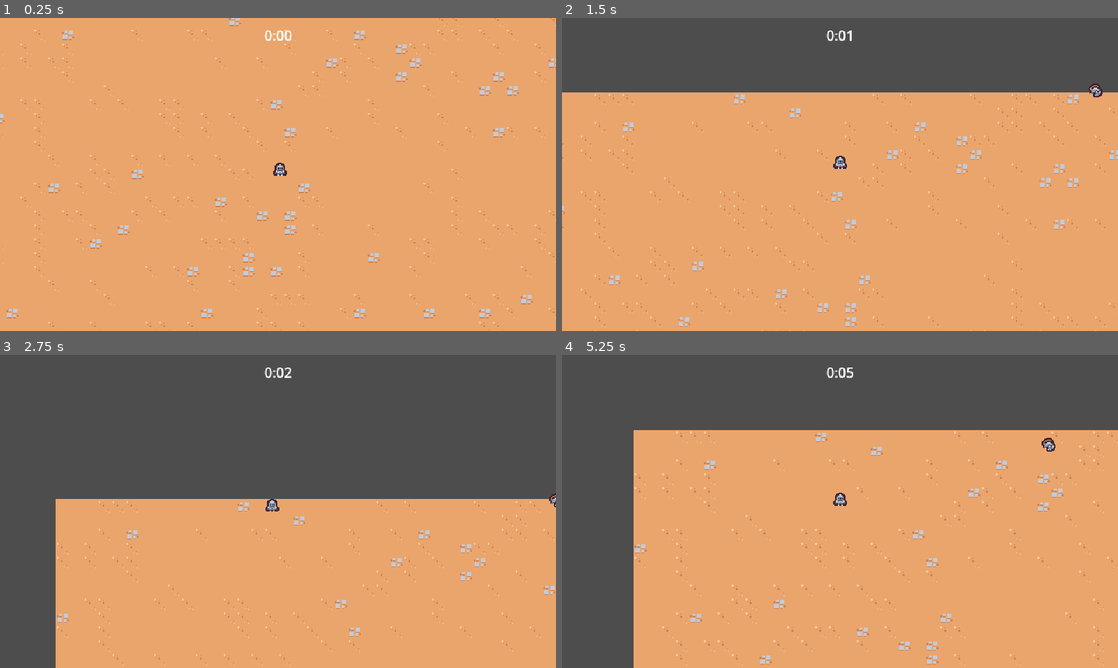
Above: before the commit, frames 1-4 (two rows, left to right).
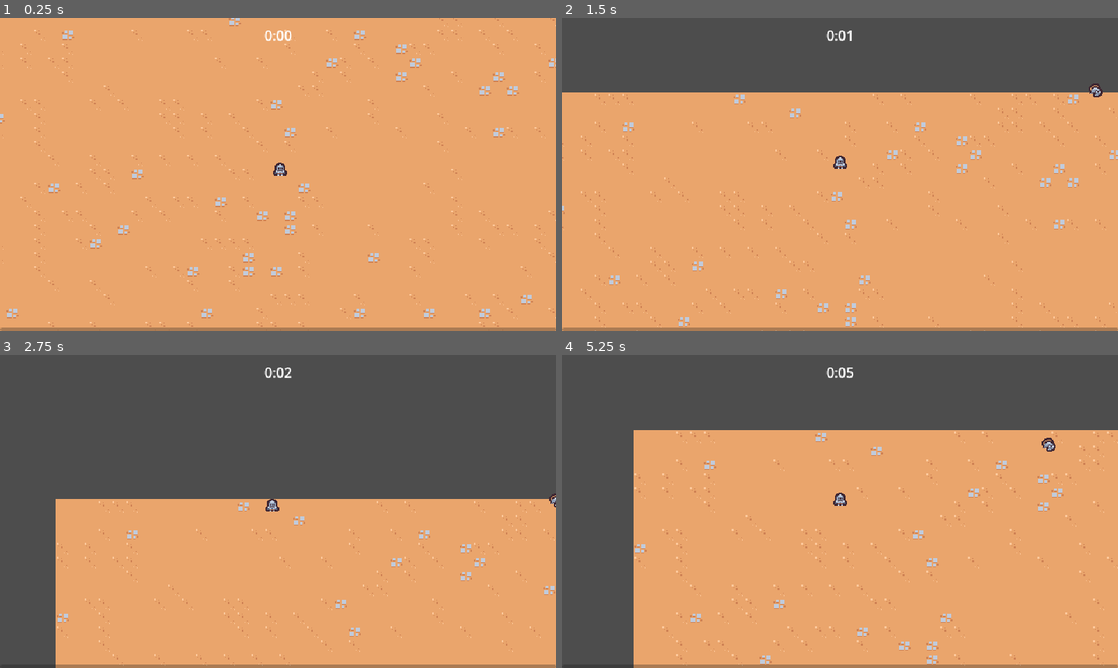
Above: after the commit, the same moments.

Repository: MumAroi/learn-2d-godot
Game: Godot game, scene res://scenes/main/main.tscn
Two runs of this game, one before a commit and one after it. Both use one fixed random seed, a clock stepped at 60 frames per second and the inputs below.
Inputs:
- Up to frame 1 (0.25 s): no input
- Up to frame 2 (1.5 s): hold W (move_up) from 0.53 s (still down)
- Up to frame 3 (2.75 s): release W (move_up) at 2.03 s; hold A (move_left) from 2.03 s (still down)
- Up to frame 4 (5.25 s): release A (move_left) at 3.53 s; hold S (move_down) 3.53-4.28 s; hold D (move_right) 4.28-5.03 s; hold W (move_up) from 5.03 s (still down)

The runs differ from the first frame. In frame 1, 1.1% of the frame differs, in the area x 0-100%, y 98-100%; in frame 2, 1.1%; in frame 3, 1.0%; in frame 4, 1.0%.

Commit message:
✨ feat: experience bar

Diff:
--- a/project.godot
+++ b/project.godot
@@ -64,7 +64,7 @@
 2d_physics/layer_2="Player"
 2d_physics/layer_3="Enemy"
 2d_physics/layer_4="EnemyCollision"
-2d_physics/layer_5="Player"
+2d_physics/layer_5="PlayerPickup"
 
 [rendering]
 
--- a/scenes/component/health_component.gd
+++ b/scenes/component/health_component.gd
@@ -10,7 +10,7 @@
 	current_health = max_health
 
 func damage(damage_amount	: float):
-	current_health  = max(current_health - damage_amount	, 0)
+	current_health  = max(current_health - damage_amount, 0)
 	Callable(check_death).call_deferred()
 
 func check_death():
--- a/scenes/game_object/experience_vial/experience_vial.gd
+++ b/scenes/game_object/experience_vial/experience_vial.gd
@@ -1,5 +1,4 @@
 extends Node2D
-
 
 # Called when the node enters the scene tree for the first time.
 func _ready():
--- a/scenes/game_object/player/player.tscn
+++ b/scenes/game_object/player/player.tscn
@@ -21,6 +21,8 @@
 
 [node name="Area2D" type="Area2D" parent="."]
 position = Vector2(0, -5)
+collision_layer = 16
+collision_mask = 0
 
 [node name="CollisionShape2D" type="CollisionShape2D" parent="Area2D"]
 position = Vector2(0, 5)
--- a/scenes/main/main.tscn
+++ b/scenes/main/main.tscn
@@ -1,10 +1,11 @@
-[gd_scene load_steps=8 format=4 uid="uid://dos1ligkmrfy"]
+[gd_scene load_steps=9 format=4 uid="uid://dos1ligkmrfy"]
 
 [ext_resource type="PackedScene" uid="uid://dtr10je8h13n4" path="res://scenes/manager/enemy_manager.tscn" id="1_0lp86"]
 [ext_resource type="PackedScene" uid="uid://bdik8acu7odwu" path="res://scenes/game_object/game_camera/game_camera.tscn" id="1_4upna"]
 [ext_resource type="PackedScene" uid="uid://dybxv7bd3ay7d" path="res://scenes/ui/arena_time_ui.tscn" id="1_a47c0"]
 [ext_resource type="TileSet" uid="uid://divgbcdapusuo" path="res://resources/tileset.tres" id="1_j7134"]
 [ext_resource type="PackedScene" uid="uid://cbj2cjg1fqcug" path="res://scenes/game_object/player/player.tscn" id="1_xhf5j"]
+[ext_resource type="PackedScene" uid="uid://cqru1m6t7774t" path="res://scenes/ui/experience_bar.tscn" id="2_2efjs"]
 [ext_resource type="PackedScene" uid="uid://bflpygoyh56gu" path="res://scenes/manager/arena_time_meneger.tscn" id="2_lrro7"]
 [ext_resource type="PackedScene" uid="uid://c43qjdaykfbow" path="res://scenes/manager/experience_manager.tscn" id="4_7xy41"]
 
@@ -12,6 +13,9 @@
 
 [node name="ArenaTimeUI" parent="." node_paths=PackedStringArray("arena_time_manager") instance=ExtResource("1_a47c0")]
 arena_time_manager = NodePath("../ArenaTimeMeneger")
+
+[node name="ExperienceBar" parent="." node_paths=PackedStringArray("experience_manager") instance=ExtResource("2_2efjs")]
+experience_manager = NodePath("../ExperienceManager")
 
 [node name="ArenaTimeMeneger" parent="." instance=ExtResource("2_lrro7")]
 
--- a/scenes/manager/experience_manager.gd
+++ b/scenes/manager/experience_manager.gd
@@ -1,13 +1,24 @@
 extends Node
 
-var current_experince = 0
+signal experience_updated(current_experience: float, target_experience: float)
+
+const TARGET_EXPERIENCE_GROWTH = 5;
+
+var current_experience = 0
+var current_level = 1
+var target_experience = 5
 
 func _ready() -> void:
 	GameEvents.experience_vial_colleted.connect(on_experience_vial_collected)
 
-func increment_experince(number: float):
-	current_experince += number
-	print(current_experince)
+func increment_experience(number: float):
+	current_experience = min(current_experience + number, target_experience)
+	experience_updated.emit(current_experience, target_experience)
+	if current_experience == target_experience:
+		current_level += 1
+		target_experience += TARGET_EXPERIENCE_GROWTH
+		current_experience = 0
+		experience_updated.emit(current_experience, target_experience)
 
 func on_experience_vial_collected(number: float):
-	increment_experince(number)
+	increment_experience(number)
--- /dev/null
+++ b/scenes/ui/experience_bar.gd
@@ -0,0 +1,12 @@
+extends CanvasLayer
+
+@export var experience_manager: Node
+@onready var progress_bar = $MarginContainer/ProgressBar
+
+func _ready() -> void:
+	progress_bar.value = 0
+	experience_manager.experience_updated.connect(on_experience_updated)
+
+func on_experience_updated(current_expense: float, target_experience: float):
+	var percent = current_expense / target_experience
+	progress_bar.value = percent
--- /dev/null
+++ b/scenes/ui/experience_bar.tscn
@@ -0,0 +1,21 @@
+[gd_scene load_steps=2 format=3 uid="uid://cqru1m6t7774t"]
+
+[ext_resource type="Script" path="res://scenes/ui/experience_bar.gd" id="1_vr06v"]
+
+[node name="ExperienceBar" type="CanvasLayer"]
+script = ExtResource("1_vr06v")
+
+[node name="MarginContainer" type="MarginContainer" parent="."]
+anchors_preset = 15
+anchor_right = 1.0
+anchor_bottom = 1.0
+grow_horizontal = 2
+grow_vertical = 2
+mouse_filter = 2
+
+[node name="ProgressBar" type="ProgressBar" parent="MarginContainer"]
+layout_mode = 2
+size_flags_vertical = 8
+mouse_filter = 2
+max_value = 1.0
+show_percentage = false
